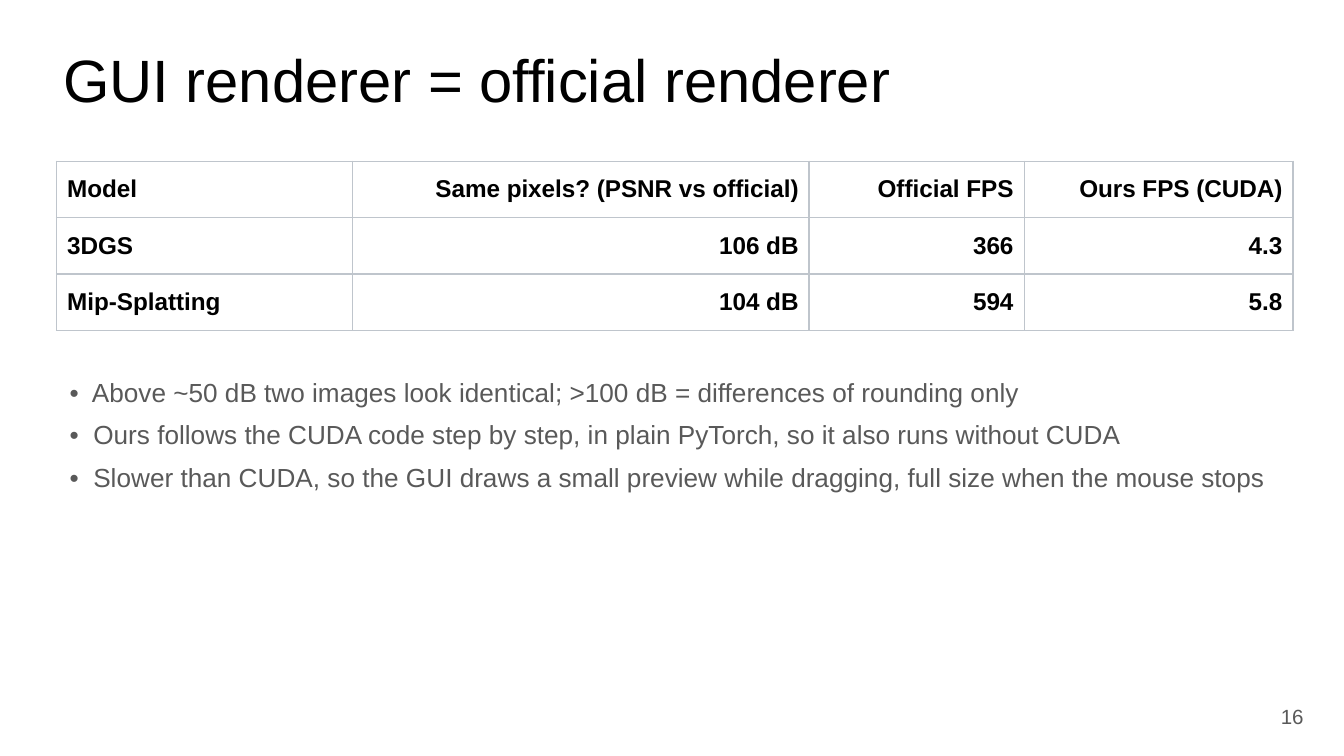
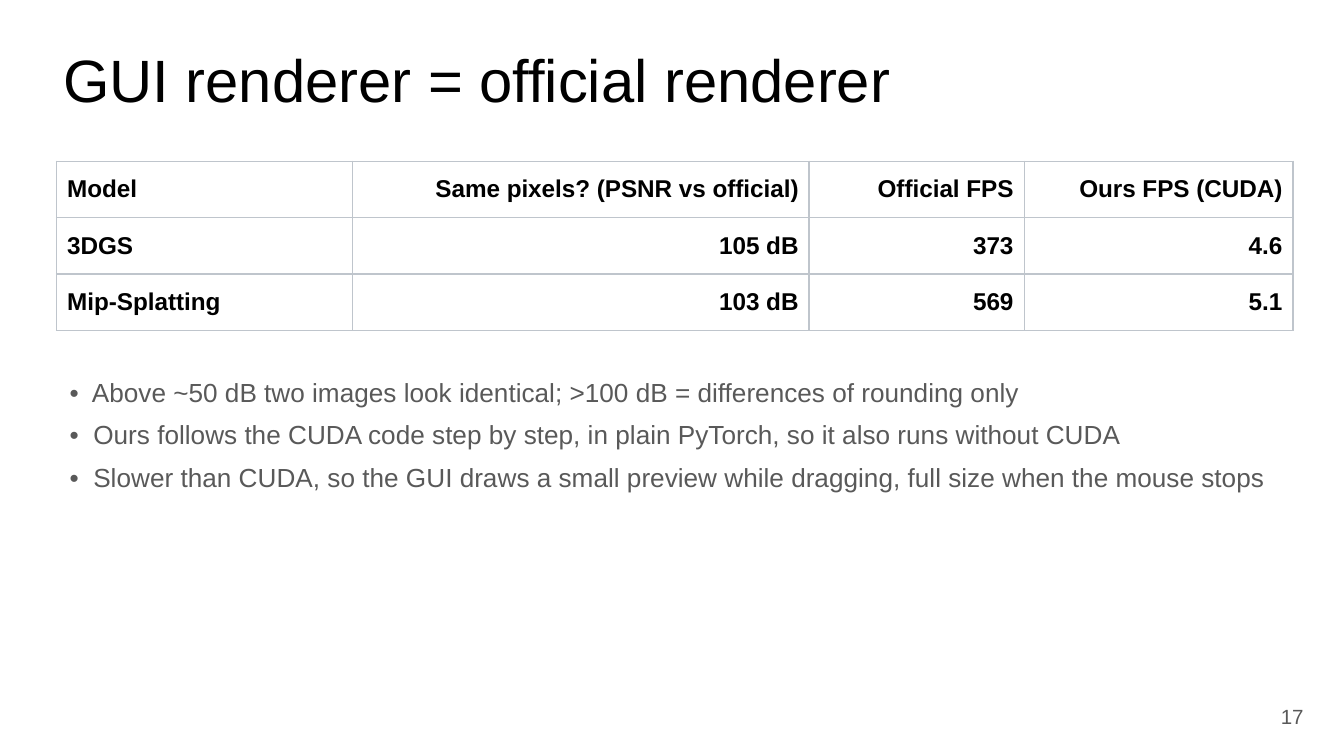
Before and after one commit to anas2908/cv802_assignment_3, a slide deck: slide 17 of docs/slides/CV802_SP3_novel_view_synthesis.pptx (slide 16 before the commit). Drawn at 1344x756 pixels with LibreOffice and Linux fonts; fonts in the diff are those of the drawing. Boxes give left, top, right and bottom in pixels: in the first picture for what was removed or moved away, otherwise in the second. Text is boxed around its words. In the diff, an @@ line names an element or a change of style, - is before the commit and + after.

```diff
--- a/docs/slides/CV802_SP3_novel_view_synthesis.pptx
+++ b/docs/slides/CV802_SP3_novel_view_synthesis.pptx
@@ table at bbox=[56, 161, 1293, 331] @@
-row 2: 3DGS | 106 dB | 366 | 4.3
+row 2: 3DGS | 105 dB | 373 | 4.6
-row 3: Mip-Splatting | 104 dB | 594 | 5.8
+row 3: Mip-Splatting | 103 dB | 569 | 5.1
@@ text at bbox=[1281, 710, 1304, 724]: text changed @@
-16
+17
```
Also in this commit, not shown: 13 other slides changed, 1 slide added, 45 other files.
